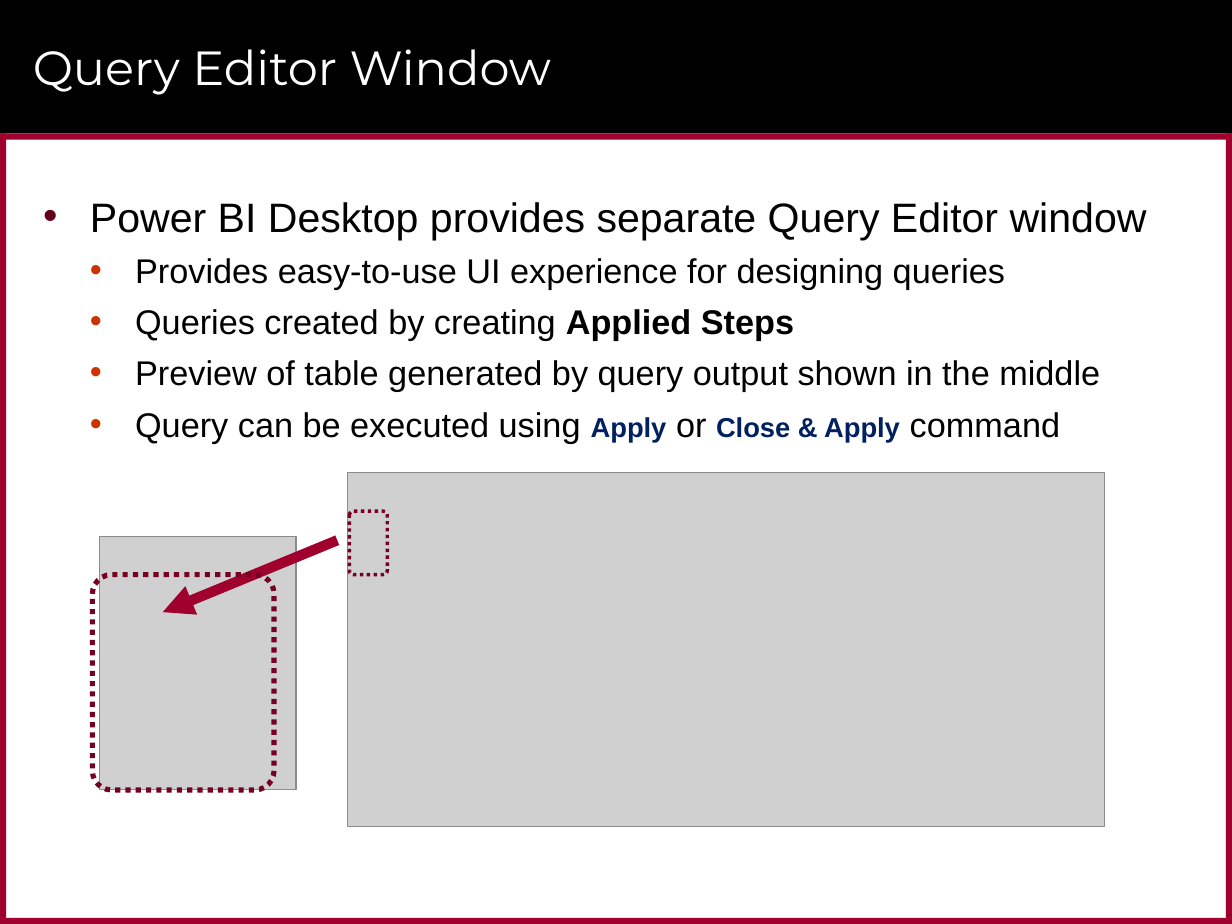
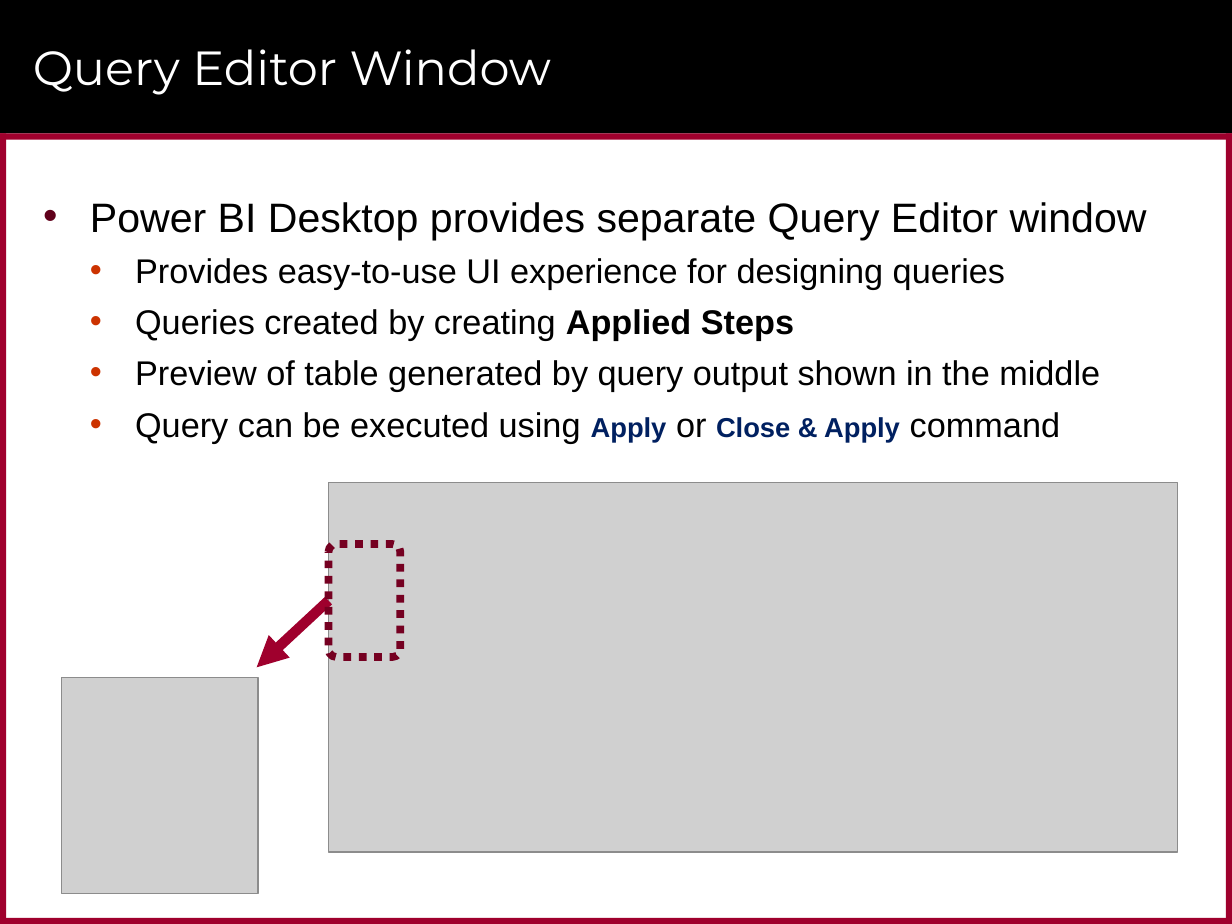
Before and after one commit to CriticalPathTraining/Intro2M, a slide deck: slide 6 of Advanced Query Design.pptx. Drawn at 1232x924 pixels with LibreOffice and Linux fonts; fonts in the diff are those of the drawing; grey boxes stand for pictures; background and template pictures are left out. Boxes give left, top, right and bottom in pixels: in the first picture for what was removed or moved away, otherwise in the second. Text is boxed around its words. In the diff, an @@ line names an element or a change of style, - is before the commit and + after.

```diff
--- a/Advanced Query Design.pptx
+++ b/Advanced Query Design.pptx
@@ picture resized from (x1=347, y1=472, x2=1105, y2=827) to (x1=329, y1=483, x2=1178, y2=853) @@
@@ rounded rectangle resized from (x1=350, y1=511, x2=388, y2=575) to (x1=329, y1=545, x2=400, y2=658) @@
@@ rounded rectangle at (x1=329, y1=545, x2=400, y2=658): outline #760021 2 pt dashed to #760021 4.5 pt dashed @@
@@ rounded rectangle removed at (x1=92, y1=574, x2=274, y2=790) @@
@@ arrow moved from (338, 541) - (163, 612) to (329, 601) - (256, 668) @@
@@ picture resized from (x1=100, y1=537, x2=296, y2=790) to (x1=62, y1=678, x2=257, y2=893) @@
```
Also in this commit, not shown: 3 other slides changed, 12 other files.
